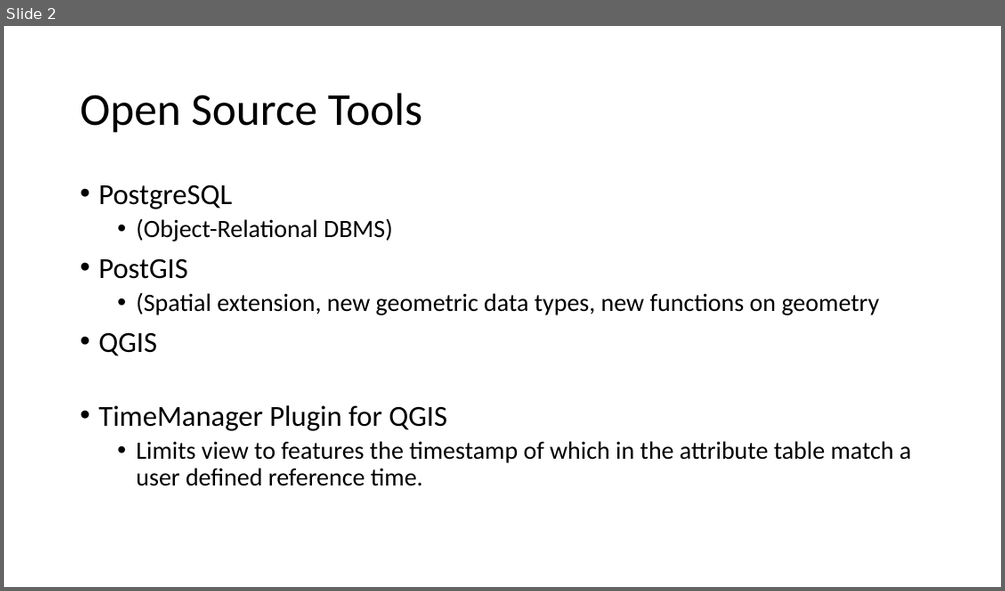
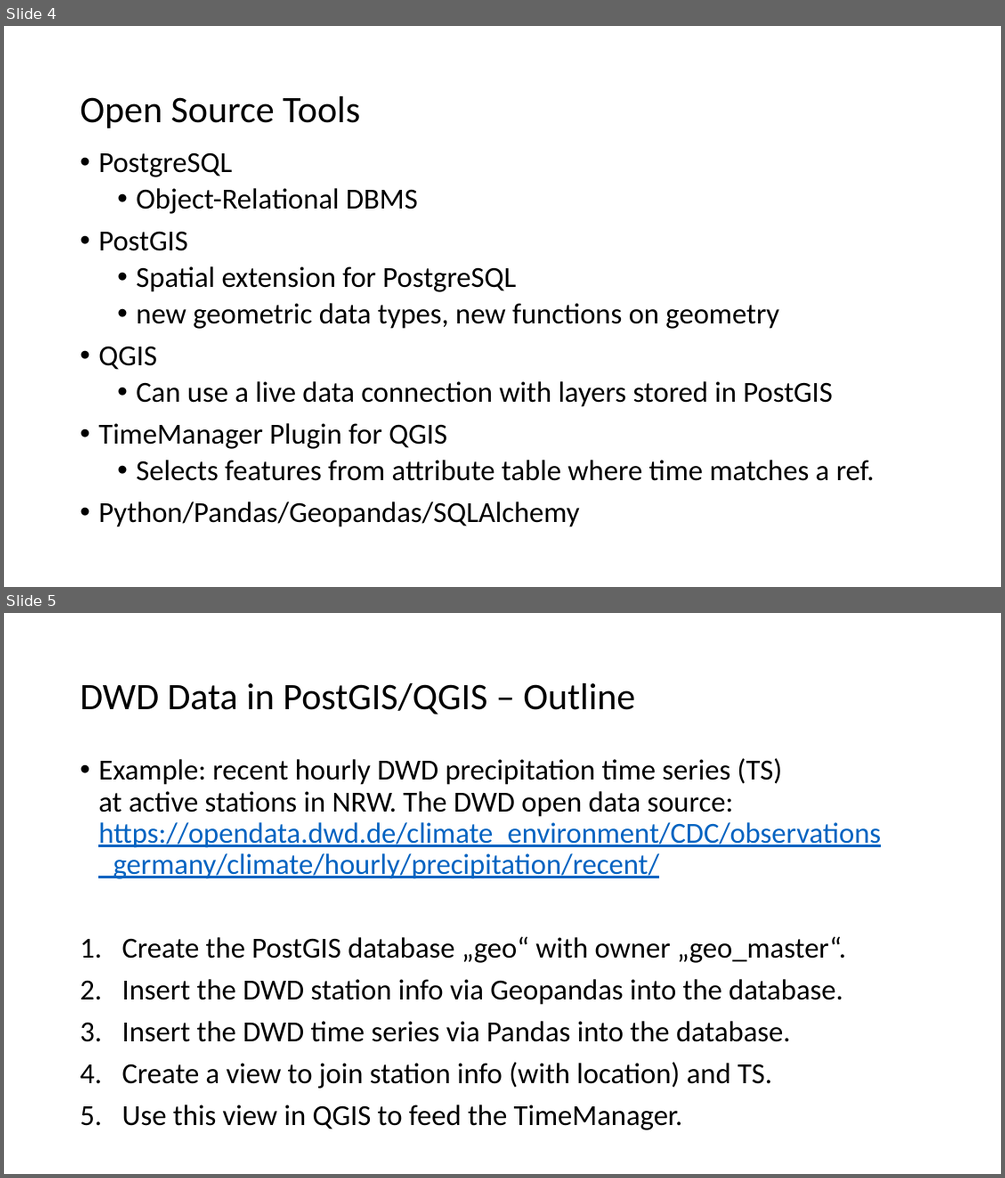
Before and after one commit to rolfbecker/opengeo, a slide deck: geo0940_PostGIS_QGIS_TM_DWD_Prec/PostGIS_QGIS_TimeManager.pptx. Shown one above the other, each under a label of ours: slide 2 before the commit, slides 4 and 5 after it. The pictures are 1005x591 and 1005x1178 pixels, drawn with LibreOffice and Linux fonts; fonts in the diff are those of the drawing. Boxes give left, top, right and bottom in pixels: in the first picture for what was removed or moved away, otherwise in the second. Text is boxed around its words. In the diff, an @@ line names an element or a change of style, - is before the commit and + after.

```diff
--- a/geo0940_PostGIS_QGIS_TM_DWD_Prec/PostGIS_QGIS_TimeManager.pptx
+++ b/geo0940_PostGIS_QGIS_TM_DWD_Prec/PostGIS_QGIS_TimeManager.pptx
@@ slide 5 added at [4,613,1001,1174], background #FFFFFF @@
@@ title added at [80,683,635,714], 36 pt, text #000000 @@
+DWD Data in PostGIS/QGIS – Outline
@@ text added at [98,758,881,1130], 28 pt, text #000000 @@
+• Example: recent hourly DWD precipitation time series (TS)
+  at active stations in NRW. The DWD open data source:
+  https://opendata.dwd.de/climate_environment/CDC/observations_germany/climate/hourly/precipitation/recent/
+1. Create the PostGIS database „geo“ with owner „geo_master“.
+2. Insert the DWD station info via Geopandas into the database.
+3. Insert the DWD time series via Pandas into the database.
+4. Create a view to join station info (with location) and TS.
+5. Use this view in QGIS to feed the TimeManager.
@@ what was slide 2 is now slide 4 @@
@@ slide 4 changed as well @@
@@ title "Open Source Tools" at [80,96,360,128]: size 44 to 36 pt @@
@@ text "PostgreSQL": place and size @@
-text "PostgreSQL" at [98,184,911,486]
+text "PostgreSQL" at [98,152,874,527]
@@ text at [136,188,418,214]: text changed; size 24 to 28 pt @@
-  • (Object-Relational DBMS)
+  • Object-Relational DBMS
@@ text at [136,266,779,329]: text changed; size 24 to 28 pt @@
-  • (Spatial extension, new geometric data types, new functions on geometry
+  • Spatial extension for PostgreSQL
+  • new geometric data types, new functions on geometry
@@ text at [136,381,833,407]: paragraph added @@
+  • Can use a live data connection with layers stored in PostGIS
@@ text at [98,459,874,527]: text changed; size 24 to 28 pt @@
-  • Limits view to features the timestamp of which in the attribute table match a user defined reference time.
+  • Selects features from attribute table where time matches a ref.
+• Python/Pandas/Geopandas/SQLAlchemy
```
Also in this commit, not shown: 3 other slides changed, 2 other slides added, 7 other files.
